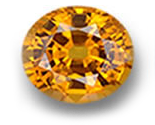
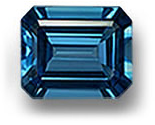
Comparing the layer stacks of the two 155×125 images. Changes:
hid "Layer 2", moved it into group "Group 3" over [2, 1, 155, 122]
added group "Group 4" with 4 layers above "Background" over [2, 1, 155, 122]
added layer "Layer 5" in group "Group 4" over [21, 5, 133, 98]
added layer "Layer 6" in group "Group 4" over [2, 1, 155, 122]
hid "Layer 1", moved it into group "Group 4" over [2, 1, 155, 122]
hid "Background" over [2, 1, 155, 122]
